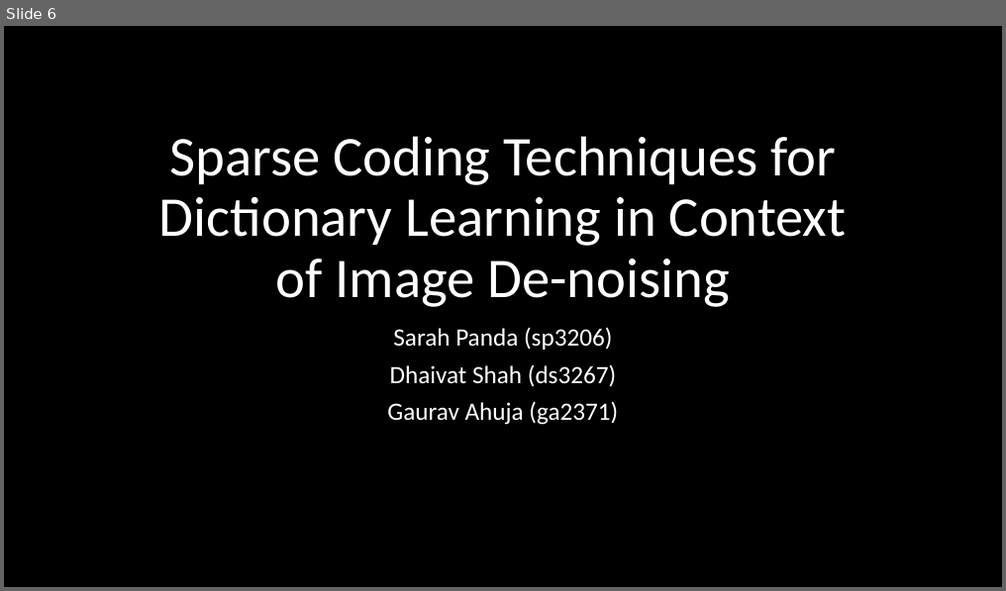
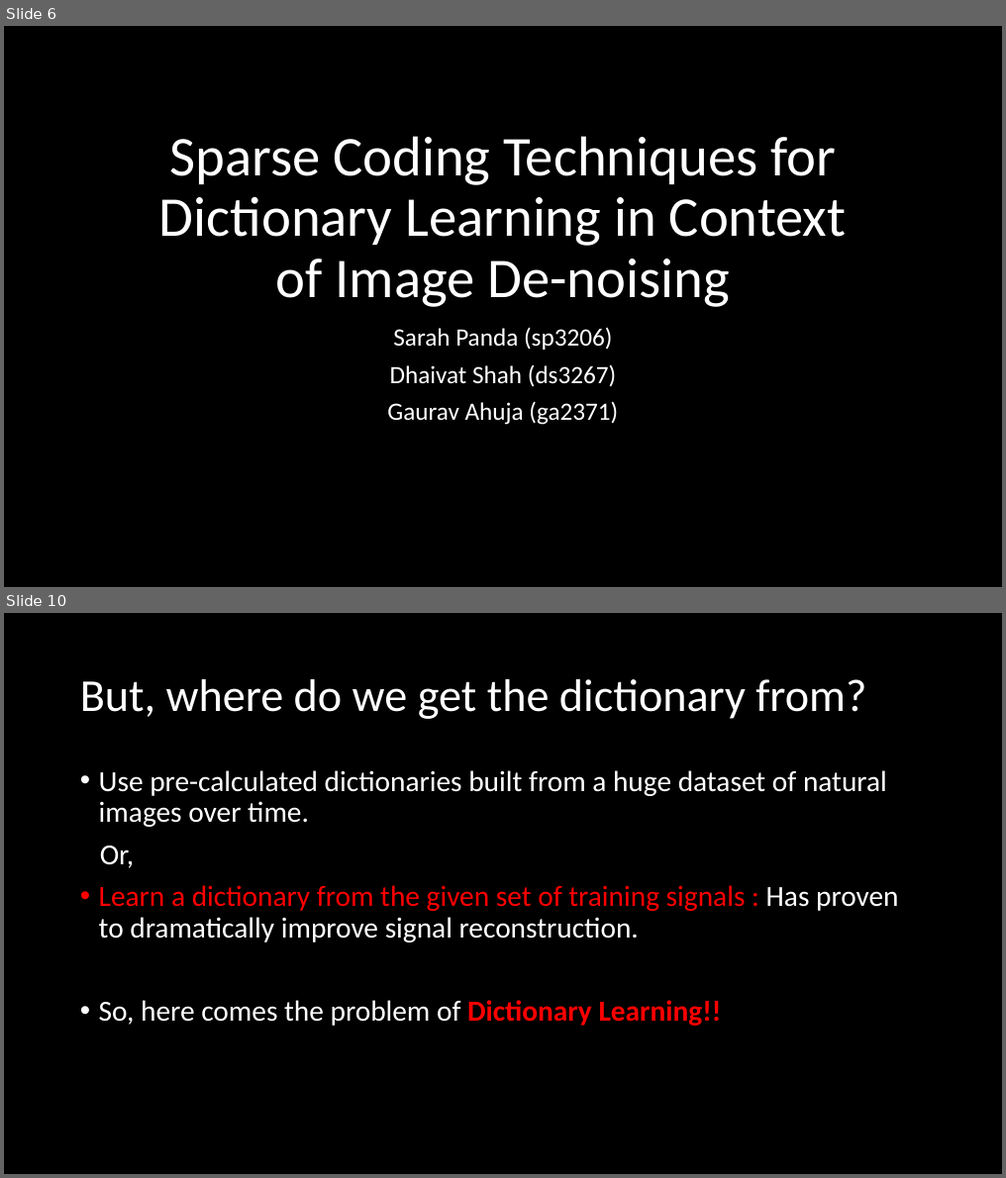
Before and after one commit to dkdfirefly/aml, a slide deck: Advanced Machine Learning.pptx. Shown one above the other, each under a label of ours: slide 6 before the commit, slides 6 and 10 after it; the slides between them are not shown. The pictures are 1006x591 and 1006x1178 pixels, drawn with LibreOffice and Linux fonts; fonts in the diff are those of the drawing. Boxes give left, top, right and bottom in pixels: in the first picture for what was removed or moved away, otherwise in the second. Text is boxed around its words. In the diff, an @@ line names an element or a change of style, - is before the commit and + after.

```diff
--- a/Advanced Machine Learning.pptx
+++ b/Advanced Machine Learning.pptx
@@ slide 10 added at box(4, 613, 1002, 1174), background #000000 @@
@@ title added at box(80, 679, 866, 719), 44 pt, text #FFFFFF @@
+But, where do we get the dictionary from?
@@ text added at box(99, 770, 899, 1026), 28 pt, text #FFFFFF @@
+• Use pre-calculated dictionaries built from a huge dataset of natural images over time.
+Or,
+• Learn a dictionary from the given set of training signals : Has proven to dramatically improve signal reconstruction.
+• So, here comes the problem of Dictionary Learning!!
```
Also in this commit, not shown: 23 other slides added.
